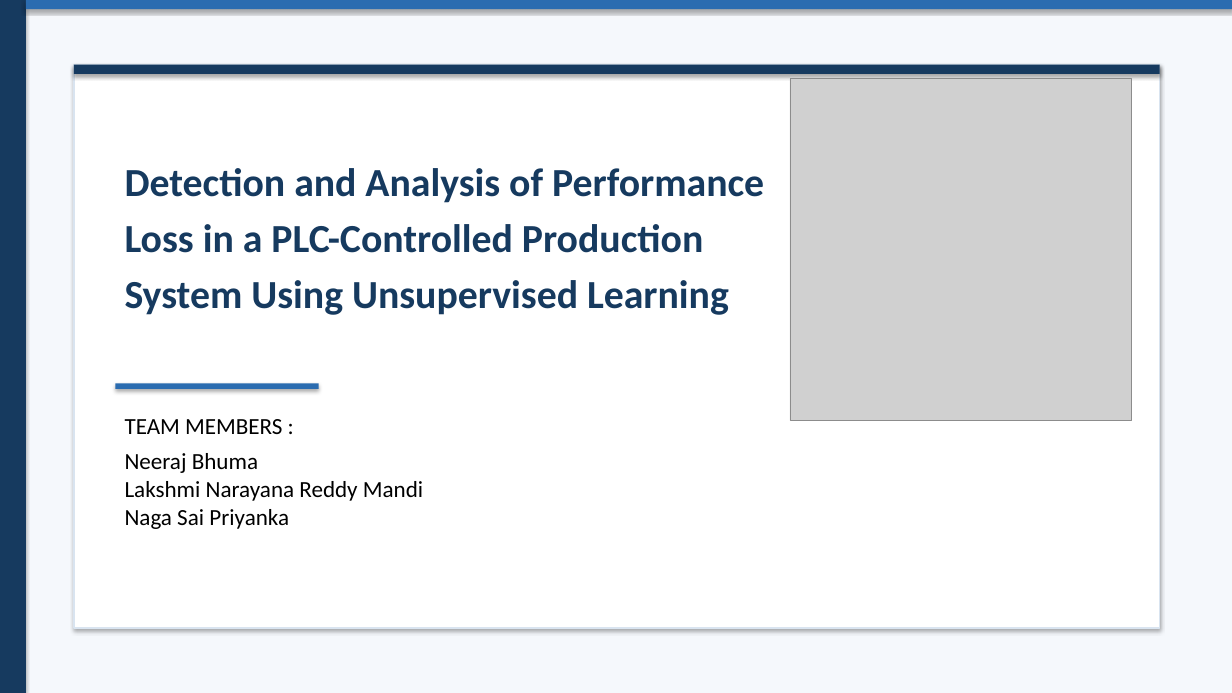
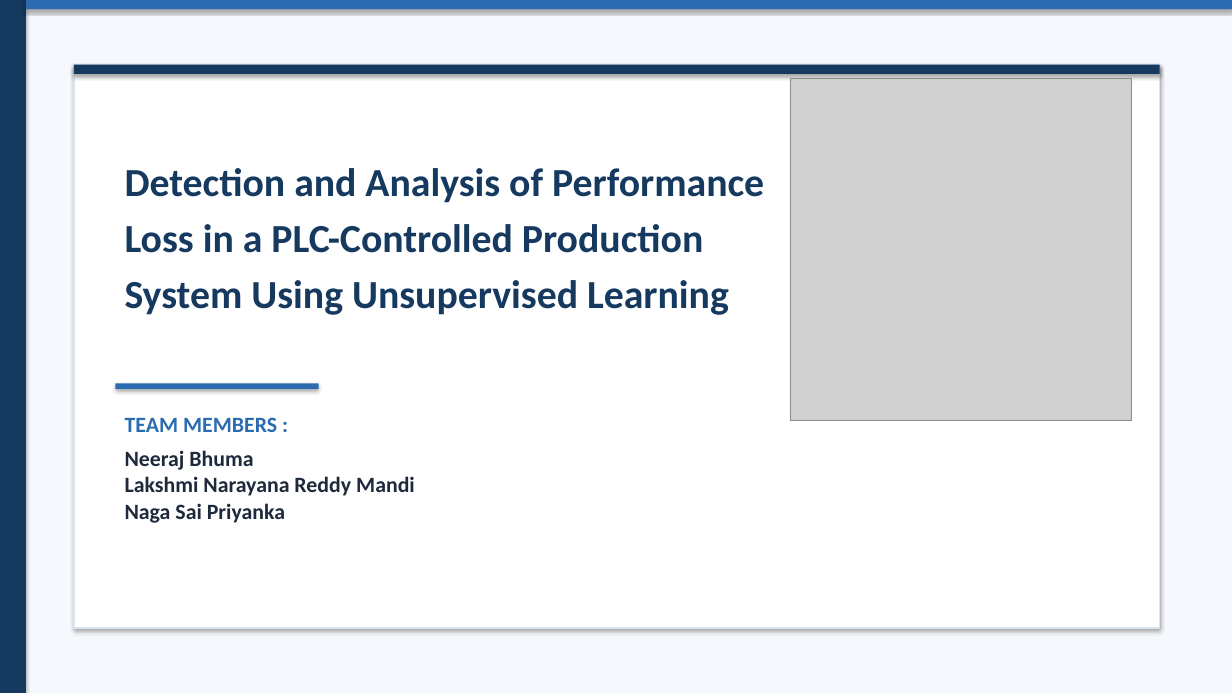
Before and after one commit to Lakshminarayana7844/B4-Project, a slide deck: slide 1 of B4_Presentation.pptx. Drawn at 1232x693 pixels with LibreOffice and Linux fonts; fonts in the diff are those of the drawing; grey boxes stand for pictures. Boxes give left, top, right and bottom in pixels: in the first picture for what was removed or moved away, otherwise in the second. Text is boxed around its words. In the diff, an @@ line names an element or a change of style, - is before the commit and + after.

```diff
--- a/B4_Presentation.pptx
+++ b/B4_Presentation.pptx
@@ text "TEAM MEMBERS :" at <box>125,417,415,523</box>: size 18 to 17 pt, bold on; text colour #000000 to #2B6CB0 in "TEAM MEMBERS :"; text colour #000000 to #1E293B in "Neeraj Bhuma", "Lakshmi Narayana Reddy Mandi", "Naga Sai Priyanka" @@
```
Also in this commit, not shown: 2 other slides changed, 26 other files.
